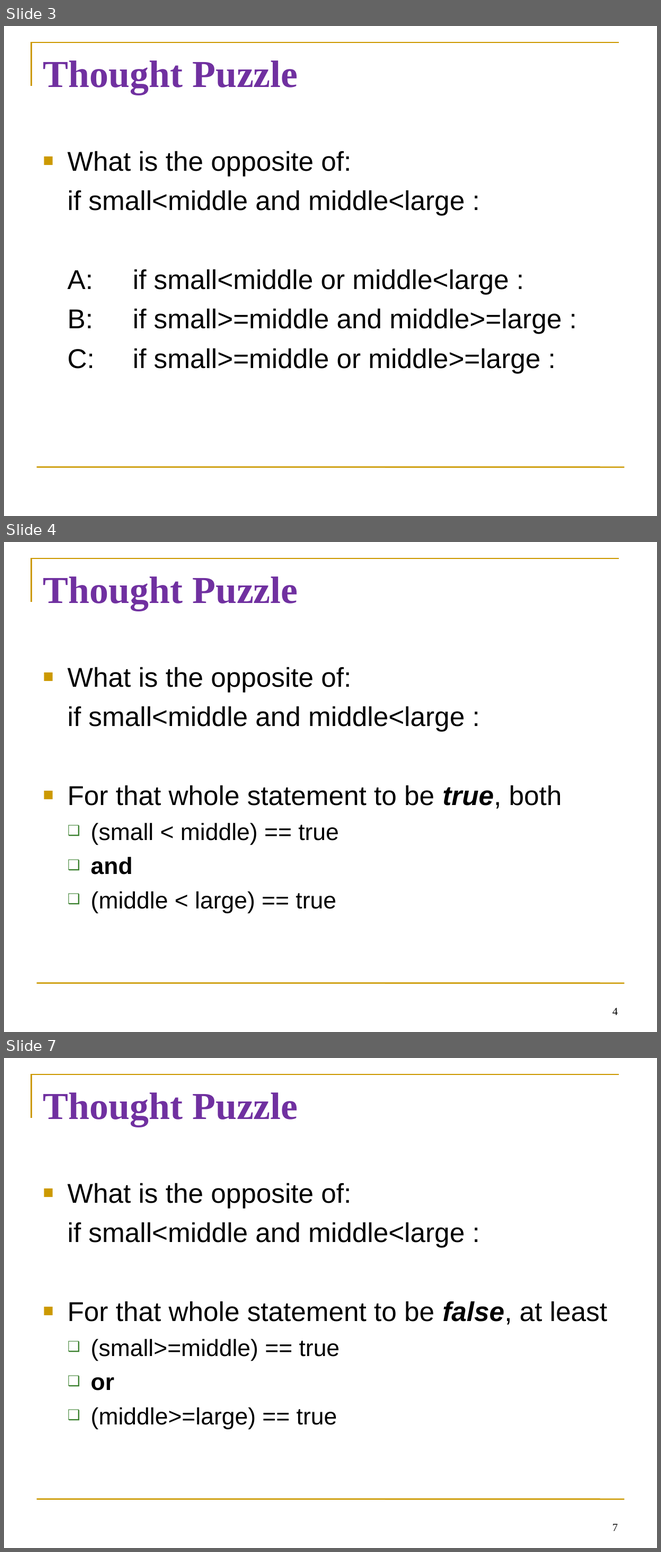
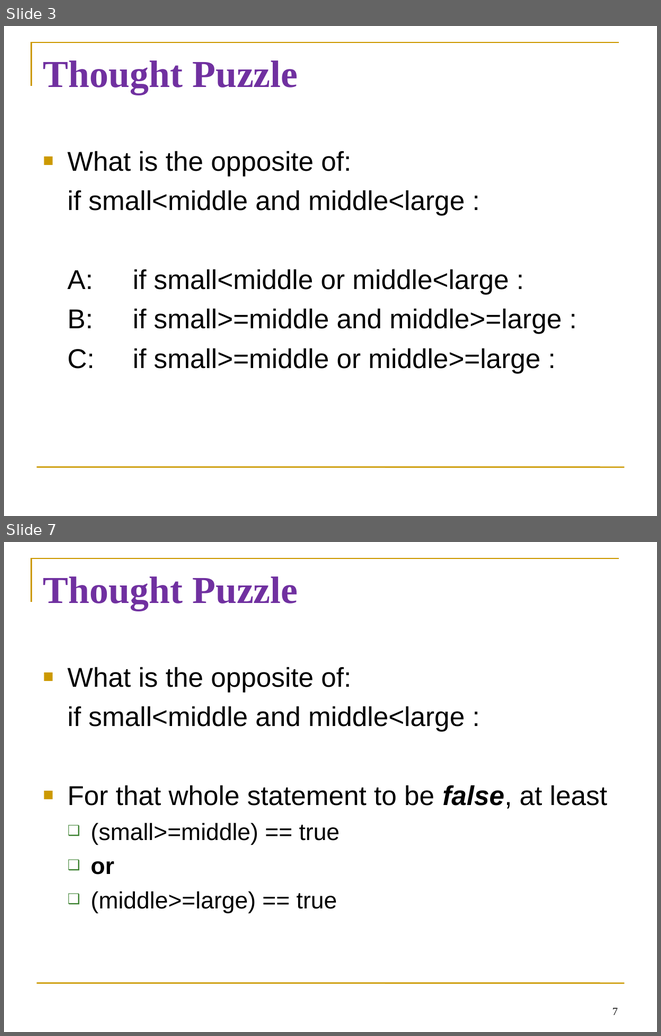
Before and after one commit to diesburg/cs1510_fa25, a slide deck: sessions/s14/s14.ppt. Shown one above the other, each under a label of ours: slides 3, 4 and 7 before the commit, slides 3 and 7 after it; the slides between them are not shown. The pictures are 661x1552 and 661x1036 pixels, drawn with LibreOffice and Linux fonts; fonts in the diff are those of the drawing. Boxes give left, top, right and bottom in pixels: in the first picture for what was removed or moved away, otherwise in the second. Text is boxed around its words. In the diff, an @@ line names an element or a change of style, - is before the commit and + after.

```diff
--- a/sessions/s14/s14.ppt
+++ b/sessions/s14/s14.ppt
@@ slide 4 removed at box(4, 542, 657, 1032), background #FFFFFF; not listed: 2 template elements that a slide beside it also shows @@
@@ title removed at box(43, 576, 298, 611) @@
-Thought Puzzle
@@ text removed at box(68, 667, 562, 913) @@
-■ What is the opposite of:
-if small<middle and middle<large :
-■ For that whole statement to be true, both
-  ❑ (small < middle) == true
-  ❑ and
-  ❑ (middle < large) == true
@@ page number removed at box(612, 1007, 618, 1015) @@
-4
```
Also in this commit, not shown: 1 slide changed, 3 slides added, 2 other slides removed.
